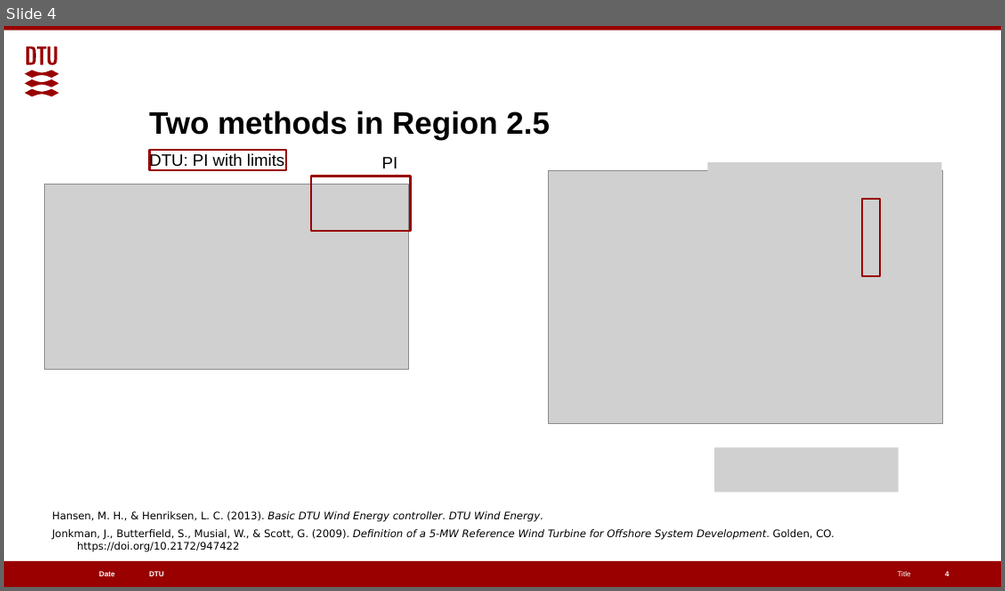
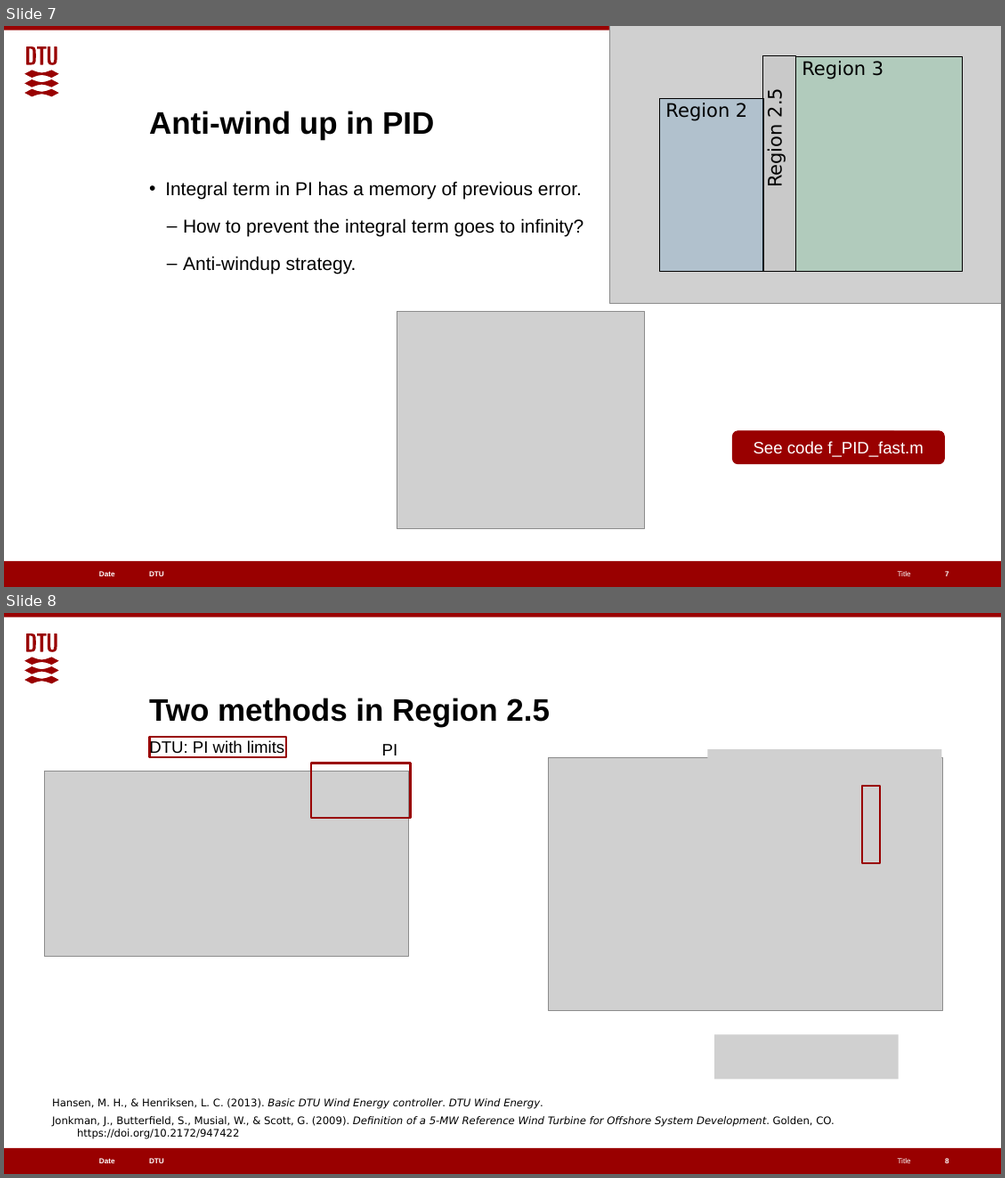
Before and after one commit to alanliowh/Control_Online_Course, a slide deck: teaching materials/Day 3/Day3_Part1.pptx. Shown one above the other, each under a label of ours: slide 4 before the commit, slides 7 and 8 after it. The pictures are 1005x591 and 1005x1178 pixels, drawn with LibreOffice and Linux fonts; fonts in the diff are those of the drawing; grey boxes stand for pictures. Boxes give left, top, right and bottom in pixels: in the first picture for what was removed or moved away, otherwise in the second. Text is boxed around its words. In the diff, an @@ line names an element or a change of style, - is before the commit and + after.

```diff
--- a/teaching materials/Day 3/Day3_Part1.pptx
+++ b/teaching materials/Day 3/Day3_Part1.pptx
@@ slide 7 added at (x1=4, y1=26, x2=1001, y2=587), background #FFFFFF; not listed: 6 template elements that a slide beside it also shows @@
@@ group added at (x1=609, y1=26, x2=1001, y2=304): 3 rectangles, 1 picture @@
+Region 2.5
+Region 2
+Region 3
@@ title added at (x1=149, y1=111, x2=434, y2=140), 30 pt, text #000000, bold @@
+Anti-wind up in PID
@@ text added at (x1=165, y1=181, x2=583, y2=273), 18 pt, text #000000 @@
+• Integral term in PI has a memory of previous error.
+  – How to prevent the integral term goes to infinity?
+  – Anti-windup strategy.
@@ picture added at (x1=396, y1=312, x2=644, y2=529) @@
@@ rounded rectangle added at (x1=732, y1=431, x2=944, y2=464), fill #990000, outline #990000 0.75 pt, 16 pt, text #FFFFFF @@
+See code f_PID_fast.m
@@ page number added at (x1=945, y1=571, x2=949, y2=576), 7 pt, text #FFFFFF, bold @@
+7
@@ what was slide 4 is now slide 8 @@
```
Also in this commit, not shown: 1 slide changed, 25 other slides added, 2 slides removed, 19 other files.
